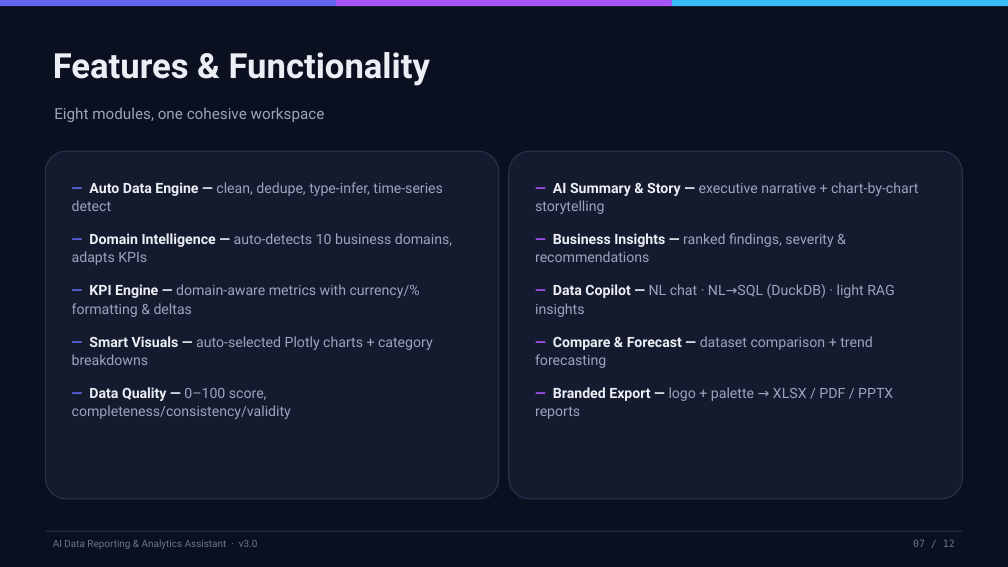
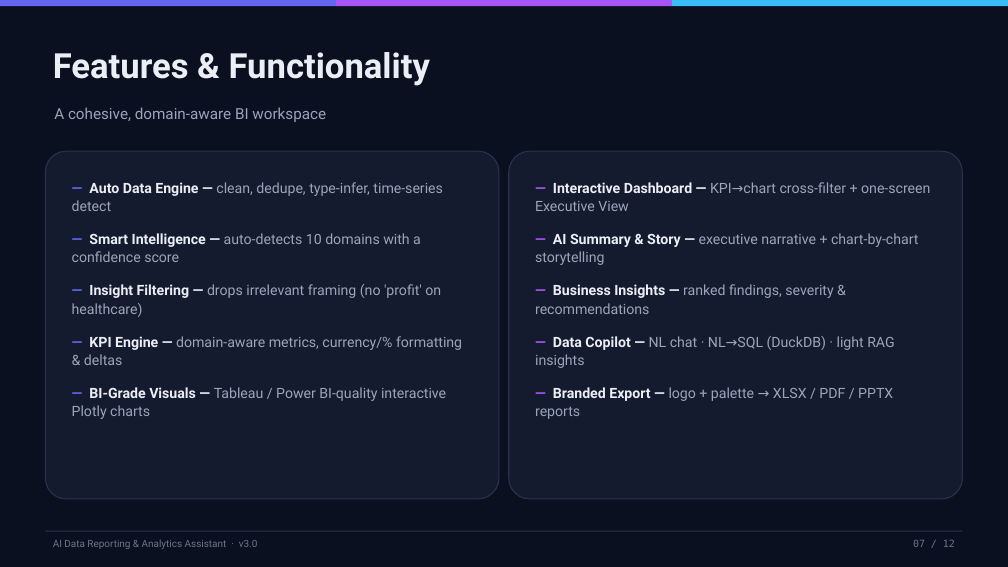
Before and after one commit to amnanadeem08-commits/ai_analytics, a slide deck: slide 7 of presentation/project_presentation.pptx. Drawn at 1008x567 pixels with LibreOffice and Linux fonts; fonts in the diff are those of the drawing. Boxes give left, top, right and bottom in pixels: in the first picture for what was removed or moved away, otherwise in the second. Text is boxed around its words. In the diff, an @@ line names an element or a change of style, - is before the commit and + after.

```diff
--- a/presentation/project_presentation.pptx
+++ b/presentation/project_presentation.pptx
@@ text at [54, 107, 326, 122]: text changed @@
-Eight modules, one cohesive workspace
+A cohesive, domain-aware BI workspace
@@ text at [535, 182, 930, 211]: paragraph added @@
+— Interactive Dashboard — KPI→chart cross-filter + one-screen Executive View
@@ text at [72, 233, 462, 419]: text changed @@
-— Domain Intelligence — auto-detects 10 business domains, adapts KPIs
-— KPI Engine — domain-aware metrics with currency/% formatting & deltas
-— Smart Visuals — auto-selected Plotly charts + category breakdowns
-— Data Quality — 0–100 score, completeness/consistency/validity
+— Smart Intelligence — auto-detects 10 domains with a confidence score
+— Insight Filtering — drops irrelevant framing (no 'profit' on healthcare)
+— KPI Engine — domain-aware metrics, currency/% formatting & deltas
+— BI-Grade Visuals — Tableau / Power BI-quality interactive Plotly charts
@@ text at [535, 336, 873, 368]: paragraph removed @@
-— Compare & Forecast — dataset comparison + trend forecasting
```
Also in this commit, not shown: 2 other slides changed, 1 other file.
